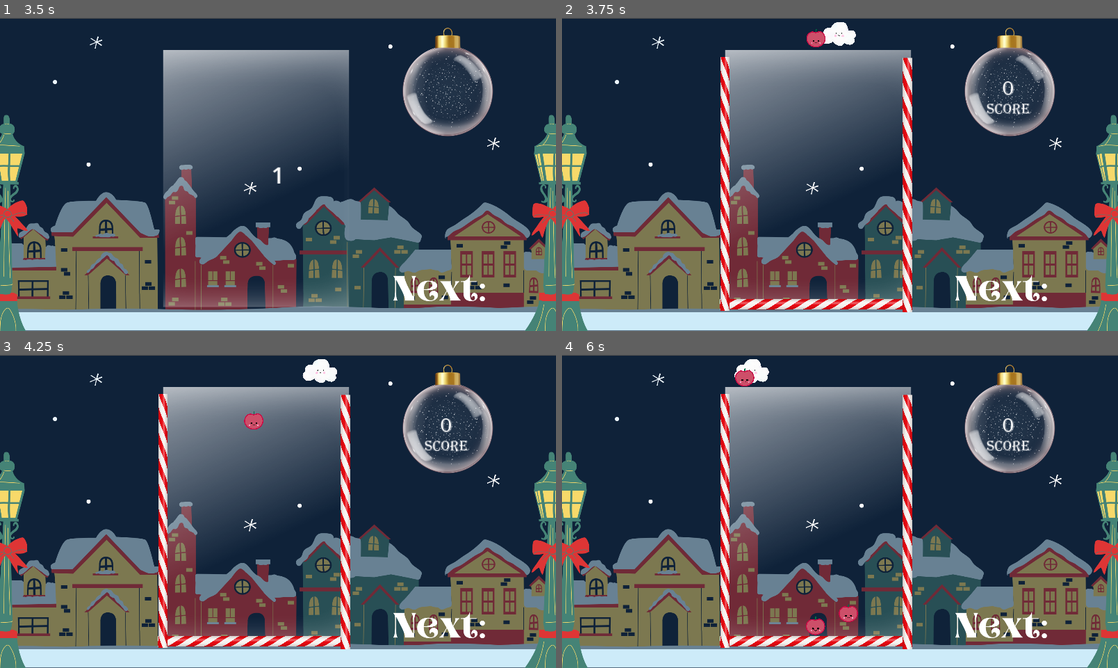
Above: before the commit, frames 1-4 (two rows, left to right).
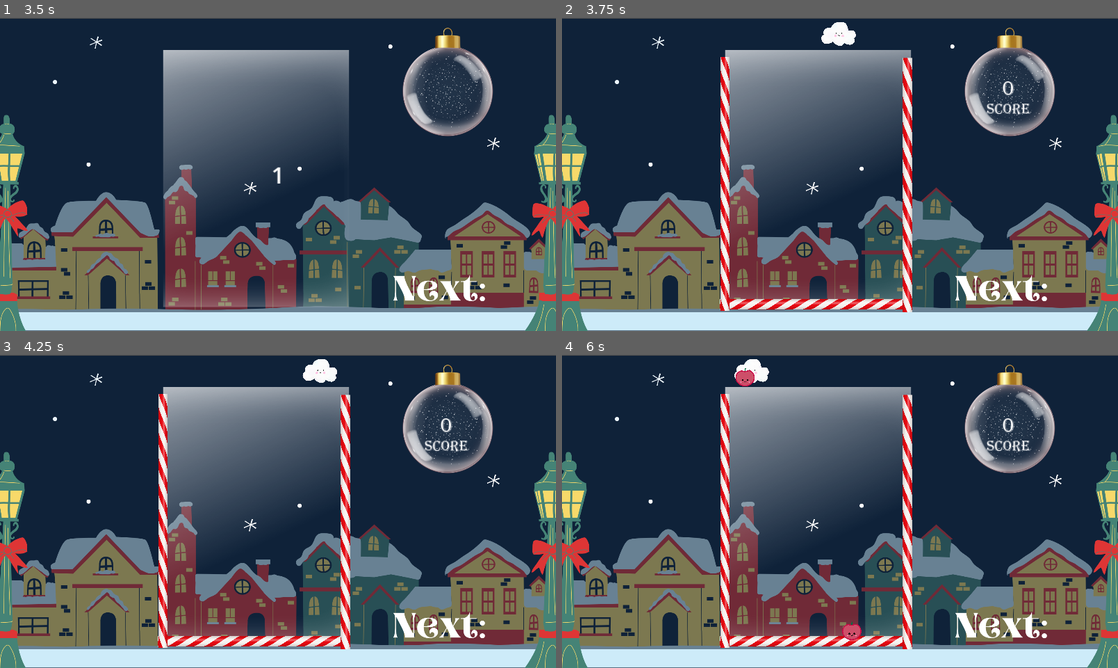
Above: after the commit, the same moments.

Repository: JackFromSchool/SuikaGameBetterEdition
Game: Godot game, scene res://scenes/main.tscn
The game is run twice, just before and just after one commit, with the same random seed, the same clock (stepped at 60 frames per second) and the same inputs.
Inputs:
- Up to frame 1 (3.5 s): click "START" at 0.5 s; tap Enter at 1.25, 2.75 s; hold Right (right) 1.28-2.03 s; hold Down (drop) 1.28-2.03 s; tap Space at 2 s; hold Left (left) 2.03-2.78 s; tap Down (drop) at 2.1 s; hold Right (right) from 2.78 s (still down); hold Down (drop) from 2.78 s (still down)
- Up to frame 2 (3.75 s): keep holding Right (right); tap Space at 3.5 s; release Down (drop) at 3.53 s; tap Down (drop) at 3.6 s
- Up to frame 3 (4.25 s): keep holding Right (right)
- Up to frame 4 (6 s): release Right (right) at 4.28 s; hold Down (drop) 4.28-5.03 s; hold Left (left) from 4.28 s (still down); tap Down (drop) at 5.1 s; hold Down (drop) from 5.78 s (still down)

Frame 1 is identical in both runs. In frame 2, 0.1% of the frame differs, in the area x 44-48%, y 3-10%; in frame 3, 0.1%; in frame 4, 0.5%, in the area x 31-54%, y 4-92%.

Commit message:
Added End Screen

Diff:
--- a/scenes/physics_area.tscn
+++ b/scenes/physics_area.tscn
@@ -28,7 +28,6 @@
 
 [node name="CollisionShape2D" type="CollisionShape2D" parent="Floor"]
 position = Vector2(-22.1428, 633.572)
-scale = Vector2(1, 1)
 shape = SubResource("RectangleShape2D_1s68g")
 
 [node name="Right Wall" type="RigidBody2D" parent="."]
--- a/scenes/ui.tscn
+++ b/scenes/ui.tscn
@@ -24,6 +24,7 @@
 script = ExtResource("1_g3hr7")
 
 [node name="MainMenu" type="Control" parent="."]
+visible = false
 layout_mode = 3
 anchors_preset = 0
 offset_left = -1.0
@@ -97,7 +98,6 @@
 stretch_mode = 0
 
 [node name="Endgame" type="Control" parent="."]
-visible = false
 layout_mode = 3
 anchors_preset = 0
 offset_right = 1920.0
@@ -110,10 +110,10 @@
 anchor_top = 0.5
 anchor_right = 0.5
 anchor_bottom = 0.5
-offset_left = -47.0
-offset_top = 49.0
-offset_right = 53.0
-offset_bottom = 89.0
+offset_left = -997.0
+offset_top = -551.0
+offset_right = 983.0
+offset_bottom = 537.0
 grow_horizontal = 2
 grow_vertical = 2
 text = "START"
@@ -126,10 +126,10 @@
 anchor_top = 0.5
 anchor_right = 0.5
 anchor_bottom = 0.5
-offset_left = -119.0
-offset_top = -95.0
-offset_right = 121.0
-offset_bottom = -40.0
+offset_left = -79.0
+offset_top = -237.0
+offset_right = 161.0
+offset_bottom = -182.0
 grow_horizontal = 2
 grow_vertical = 2
 theme_override_font_sizes/font_size = 40
@@ -174,6 +174,7 @@
 
 [node name="GameStartTimer" type="Timer" parent="Countdown"]
 wait_time = 3.0
+one_shot = true
 
 [node name="HUD" type="Control" parent="."]
 visible = false
@@ -210,6 +211,7 @@
 text = "SCORE"
 
 [node name="BackgroundImage" type="Sprite2D" parent="."]
+visible = false
 position = Vector2(959, 539)
 texture = ExtResource("2_x1g0f")
 metadata/_edit_lock_ = true
--- a/scripts/main.gd
+++ b/scripts/main.gd
@@ -11,7 +11,12 @@
 	pass
 
 func _process(delta):
-	pass
+	if gameOver:
+		$Player.end()
+		$UI.game_over()
+		for node in get_children():
+			if node.get_groups().has("SpawnedFruit"):
+				node.queue_free()
 
 func _on_ui_game_start():
 	$Walls.start()
--- a/scripts/player.gd
+++ b/scripts/player.gd
@@ -8,14 +8,14 @@
 var fruitReady = false
 var newFruit
 var hasStarted = false
+var disabled = false
 @export var FruitScene: PackedScene
 
 func _ready():
 	set_visible(false)
-	readyFruit()
 
 func _physics_process(delta):
-	if not is_visible():
+	if (not is_visible()) or disabled:
 		return
 
 	var direction = Vector2.ZERO
@@ -65,8 +65,14 @@
 	fruitReady = true
 
 func start():
+	position = Vector2(905, 55)
 	set_visible(true)
 	if(newFruit != null):
 		newFruit.set_visible(true)
 	hasStarted = true
+	disabled = false
+	readyFruit()
 	# Run when the player begins the game
+
+func end():
+	disabled = true
--- a/scripts/ui.gd
+++ b/scripts/ui.gd
@@ -20,14 +20,17 @@
 func _on_game_start_pressed():
 	$MainMenu.hide()
 	$BackgroundImage.hide()
+	$Endgame.hide()
 	$Countdown.show()
 	$Countdown/GameStartTimer.start()
+	get_parent().gameOver = false
 
 func _on_game_start_2_pressed():
 	$MainMenu.hide()
 	$BackgroundImage.hide()
 	$Countdown.show()
 	$Countdown/GameStartTimer.start()
+
 func _on_game_start_timer_timeout():
 	$Countdown.hide()
 	$HUD.show()
@@ -36,7 +39,7 @@
 func update_score(score: int):
 	$HUD/Score.text = str(score)
 
-func _on_game_over():
+func game_over():
 	$HUD.hide()
 	$Countdown.hide()
 	$Endgame.show()
